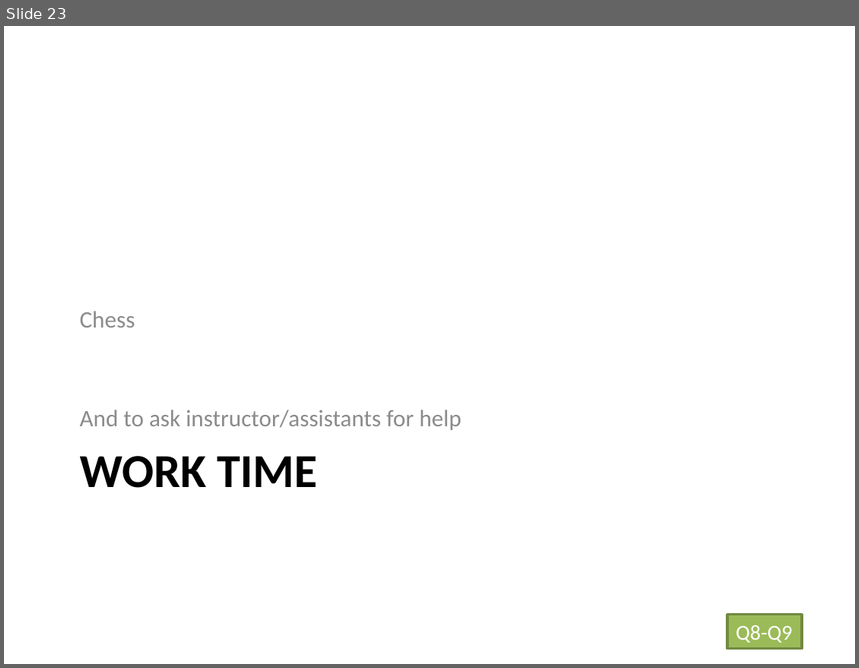
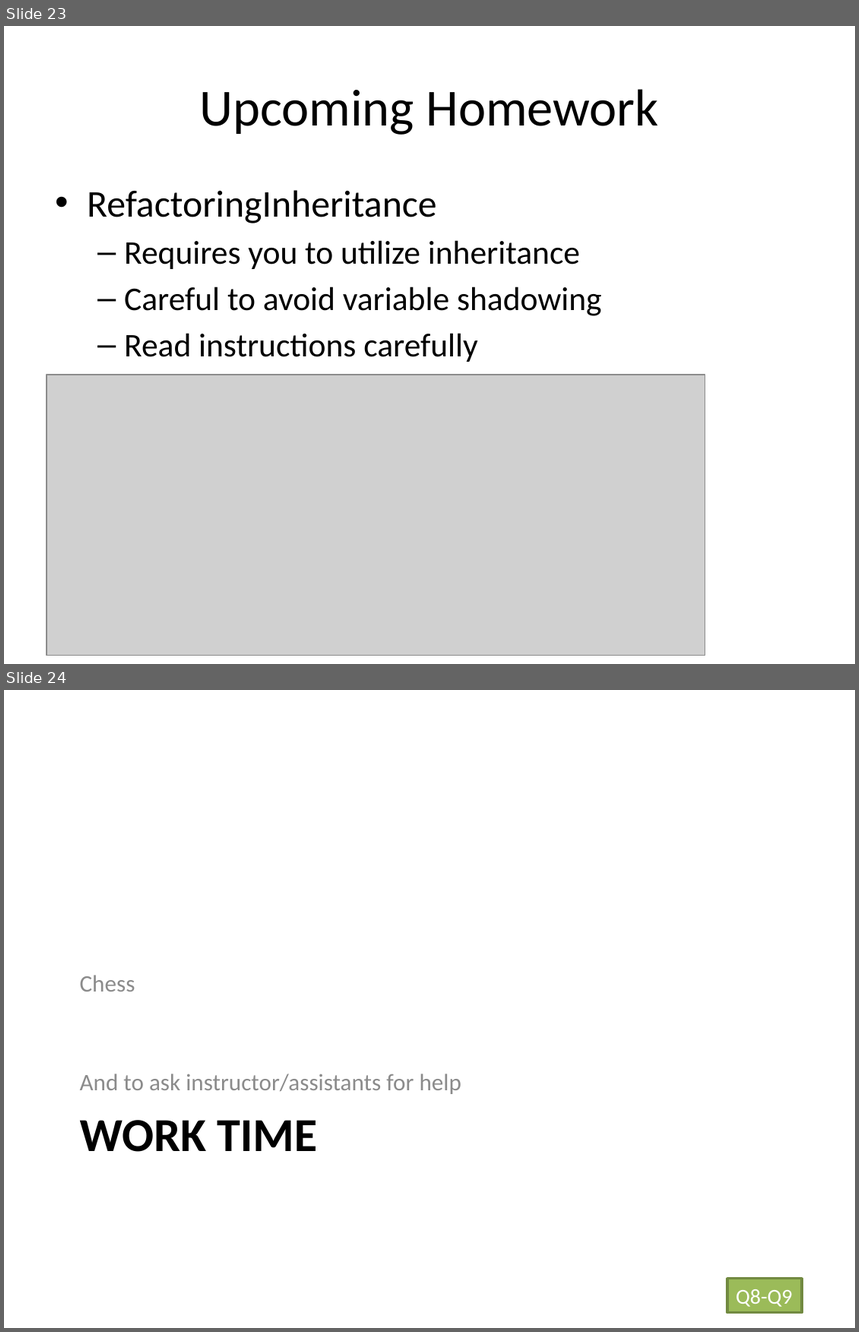
Before and after one commit to RHIT-CSSE/csse220, a slide deck: ClassMaterials/Inheritance/Slides/Inheritance.pptx. Shown one above the other, each under a label of ours: slide 23 before the commit, slides 23 and 24 after it. The pictures are 859x668 and 859x1332 pixels, drawn with LibreOffice and Linux fonts; fonts in the diff are those of the drawing; grey boxes stand for pictures. Boxes give left, top, right and bottom in pixels: in the first picture for what was removed or moved away, otherwise in the second. Text is boxed around its words. In the diff, an @@ line names an element or a change of style, - is before the commit and + after.

```diff
--- a/ClassMaterials/Inheritance/Slides/Inheritance.pptx
+++ b/ClassMaterials/Inheritance/Slides/Inheritance.pptx
@@ slide 23 added at (4,26,855,664), background #FFFFFF @@
@@ title added at (199,89,658,135), 44 pt, text #000000 @@
+Upcoming Homework
@@ text added at (87,190,602,362), 28 pt, text #000000 @@
+• RefactoringInheritance
+  – Requires you to utilize inheritance
+  – Careful to avoid variable shadowing
+  – Read instructions carefully
@@ picture added at (47,375,705,656) @@
@@ what was slide 23 is now slide 24 @@
```
Also in this commit, not shown: 5 other files.
